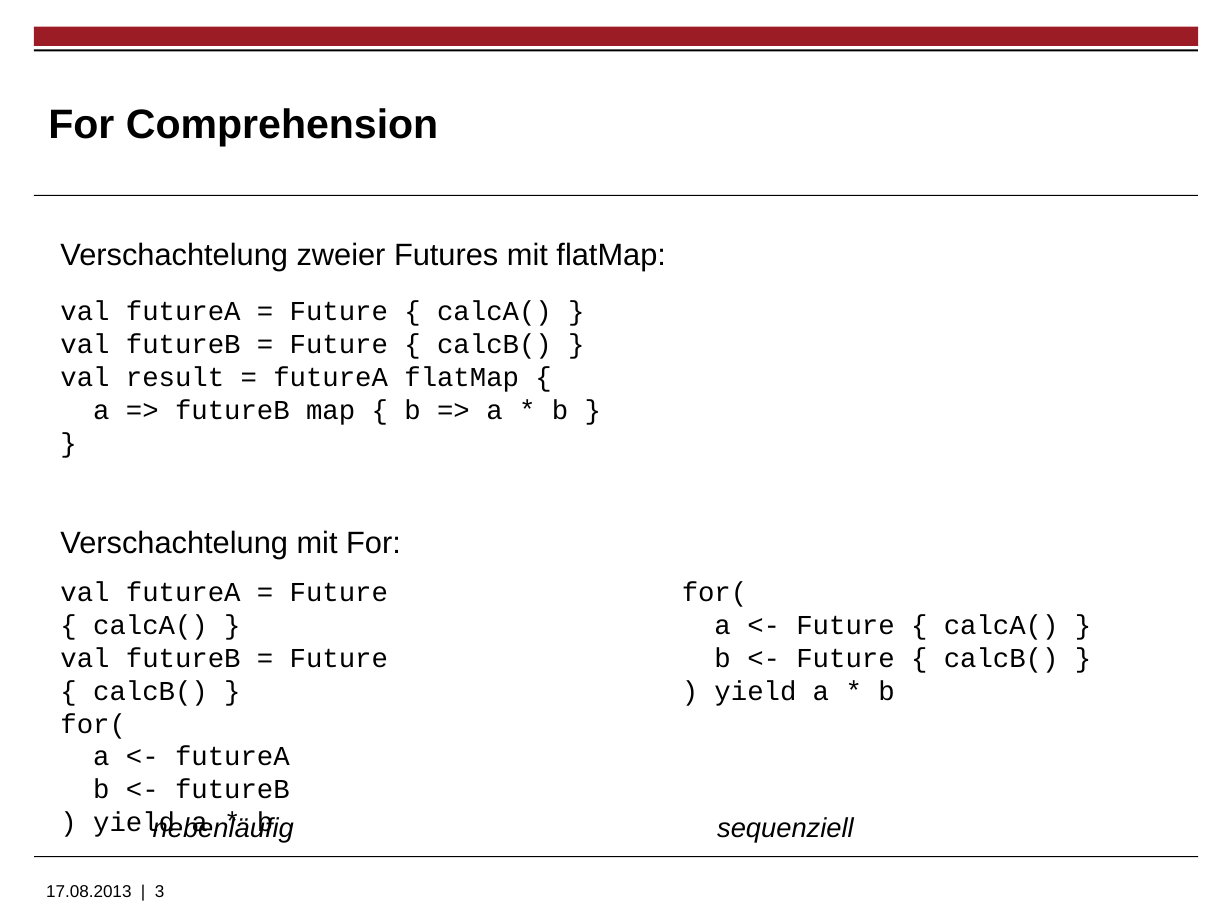
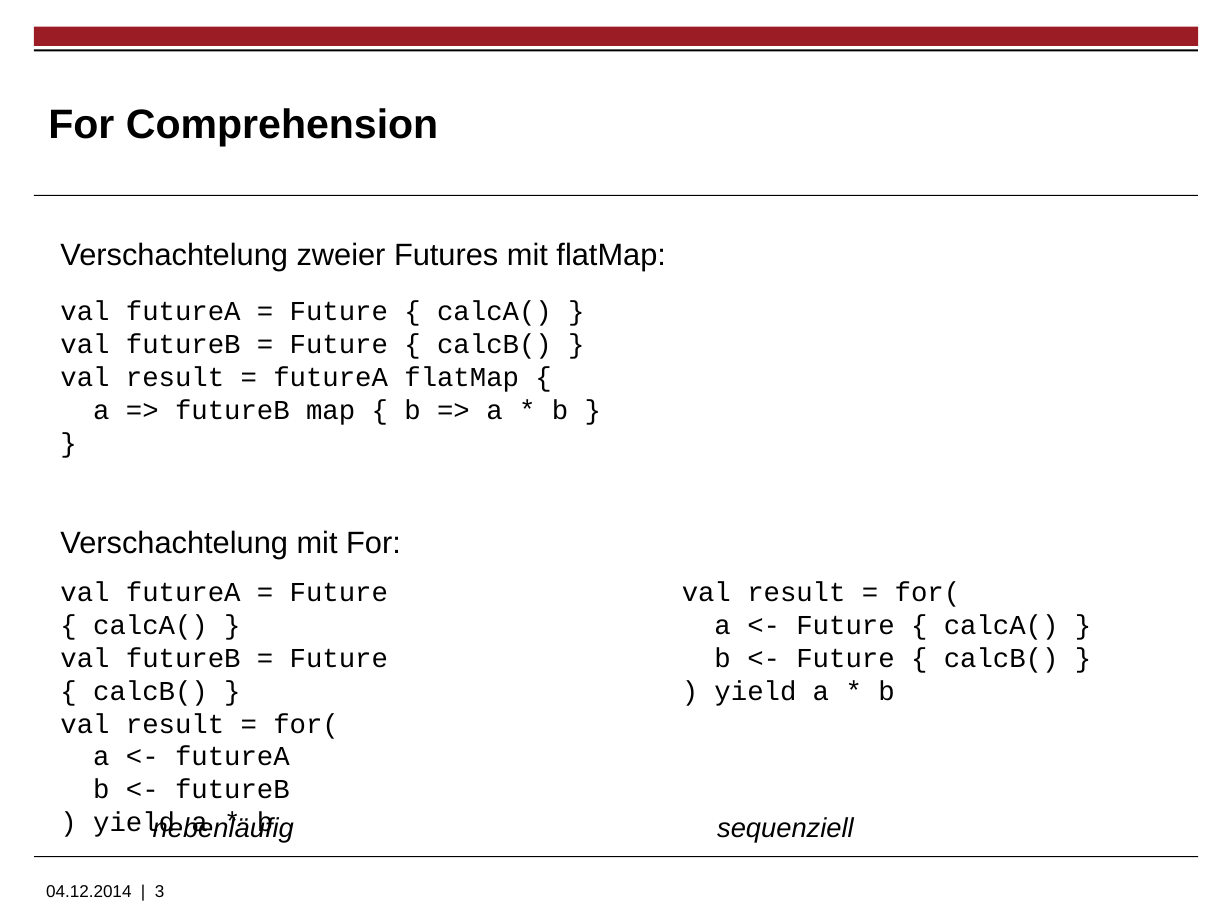
Before and after one commit to LittleCherry722/ServiceHost, a slide deck: slide 3 of Praesentationen/Futures und Routing.pptx. Drawn at 1232x924 pixels with LibreOffice and Linux fonts; fonts in the diff are those of the drawing; background and template pictures are left out. Boxes give left, top, right and bottom in pixels: in the first picture for what was removed or moved away, otherwise in the second. Text is boxed around its words. In the diff, an @@ line names an element or a change of style, - is before the commit and + after.

```diff
--- a/Praesentationen/Futures und Routing.pptx
+++ b/Praesentationen/Futures und Routing.pptx
@@ text at <box>682,582,961,607</box>: text changed @@
-for(
+val result = for(
@@ text at <box>60,713,339,739</box>: text changed @@
-for(
+val result = for(
@@ text at <box>46,885,165,897</box>: text changed @@
-17.08.2013 | 3
+04.12.2014 | 3
```
Also in this commit, not shown: 3 other slides changed, 2 slides added, 1 other file.
